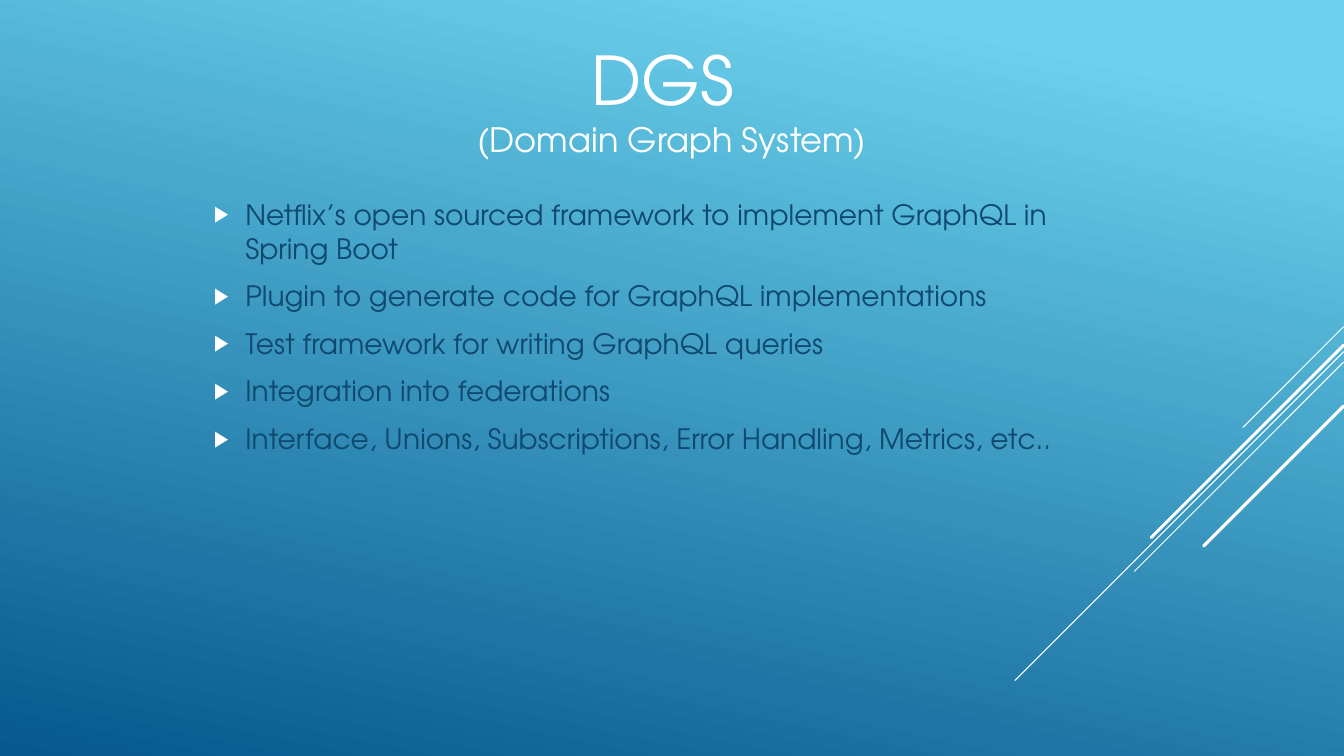
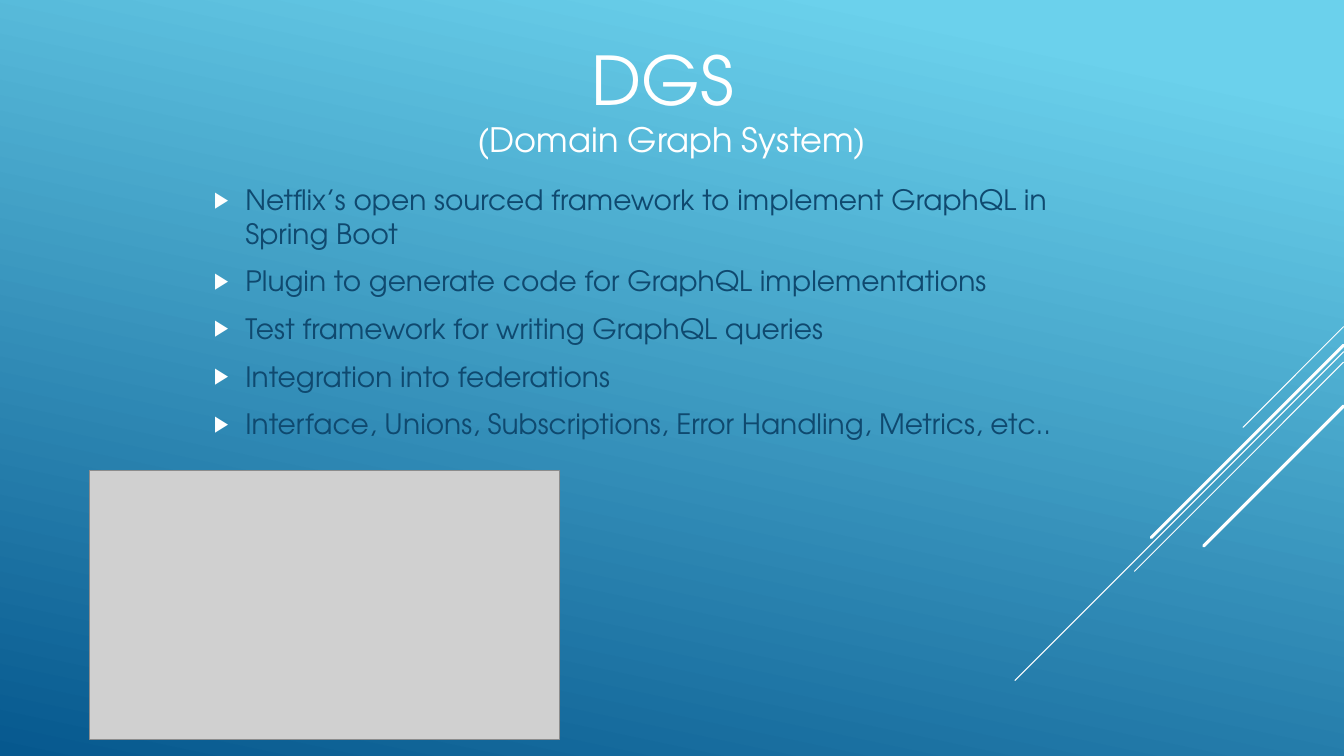
Before and after one commit to Maarij/graphql-dgs-springboot, a slide deck: slide 3 of DGS-GraphQL.pptx (slide 4 before the commit). Drawn at 1344x756 pixels with LibreOffice and Linux fonts; fonts in the diff are those of the drawing; grey boxes stand for pictures. Boxes give left, top, right and bottom in pixels: in the first picture for what was removed or moved away, otherwise in the second. Text is boxed around its words. In the diff, an @@ line names an element or a change of style, - is before the commit and + after.

```diff
--- a/DGS-GraphQL.pptx
+++ b/DGS-GraphQL.pptx
@@ text "Netflix’s open sourced framework to ...": place and size @@
-text "Netflix’s open sourced framework to ..." at box(245, 204, 1051, 455)
+text "Netflix’s open sourced framework to ..." at box(245, 189, 1051, 440)
@@ picture added at box(90, 471, 560, 740) @@
```
Also in this commit, not shown: 1 other slide changed.
